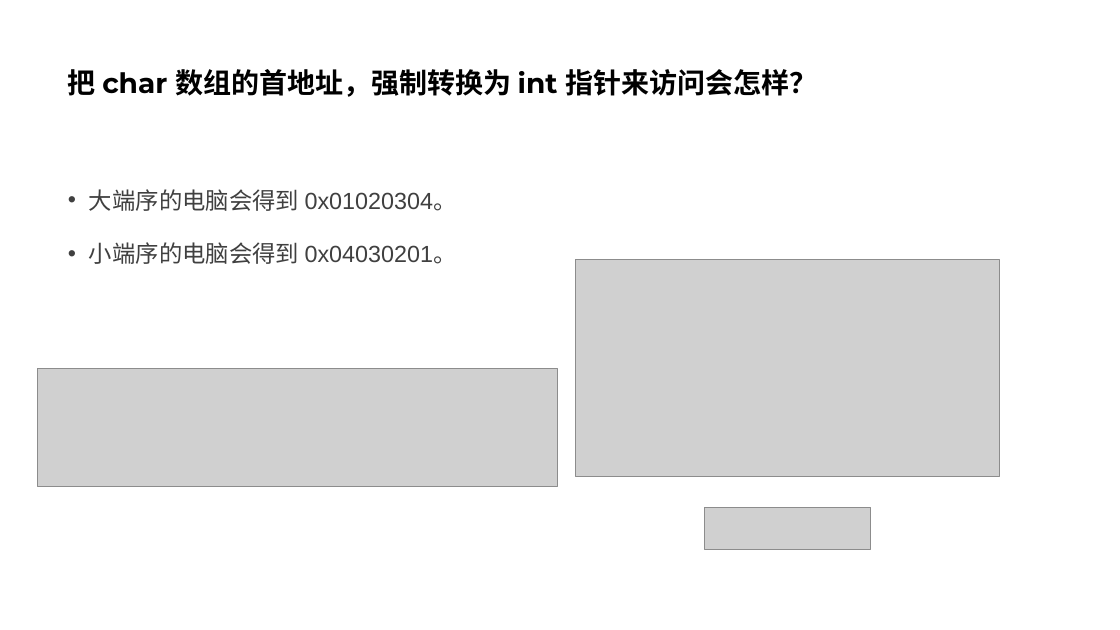
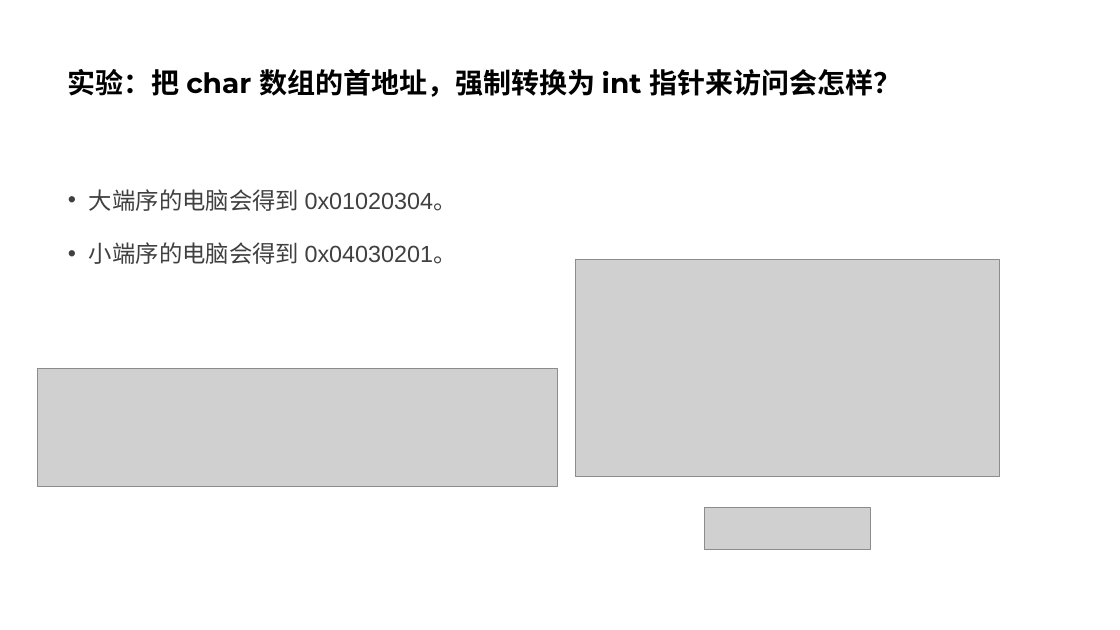
Before and after one commit to parallel101/course, a slide deck: slide 55 of 12/slides.pptx (slide 49 before the commit). Drawn at 1120x630 pixels with LibreOffice and Linux fonts; fonts in the diff are those of the drawing; grey boxes stand for pictures. Boxes give left, top, right and bottom in pixels: in the first picture for what was removed or moved away, otherwise in the second. Text is boxed around its words. In the diff, an @@ line names an element or a change of style, - is before the commit and + after.

```diff
--- a/12/slides.pptx
+++ b/12/slides.pptx
@@ title at (68, 69, 902, 97): text changed @@
-把 char 数组的首地址，强制转换为 int 指针来访问会怎样？
+实验：把 char 数组的首地址，强制转换为 int 指针来访问会怎样？
```
Also in this commit, not shown: 3 other slides changed, 37 slides added, 44 other files.
